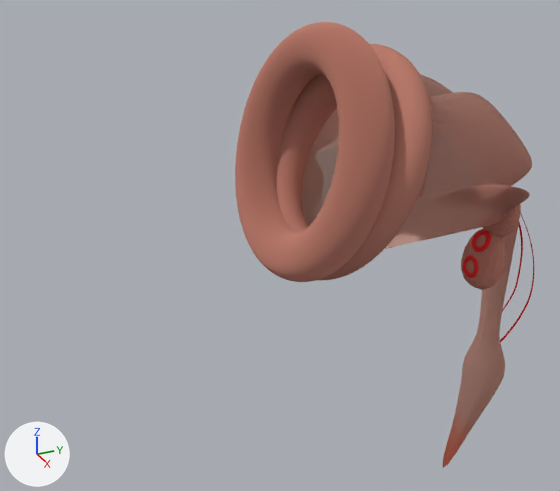
An edit to the Blender file WeirdoGun3.blend, drawn before and after from the same camera.
Before and after are seen from a camera (50 mm lens) standing at (24.2, -17.9, 20.8) and looking at (0.5, -7.2, 8.9). Arrows for +X, +Y and +Z are at lower left; the lights stay in place.
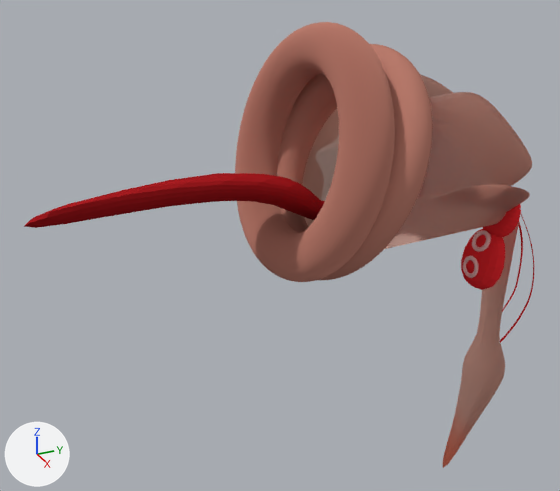
Commit message: flesh gun complete

The change, as a list of edits to the scene's bpy script:
```text
Change mat_material_005:
    where n2 = _N.new('ShaderNodeRGB'); n2.name = 'RGB'
    n2.outputs[0].default_value: (0.799, 0.0242, 0.0307, 1.0) -> (0.799, 0.449, 0.449, 1.0)  # 'Color', red #e72b31 -> 'Color', pink #e7b3b3
Change mat_material_003:
    mat_material_003.base_color: (0.503, 0.208, 0.16) -> (0.799, 0.0242, 0.0307)  # pink #bc7e6f -> red #e72b31
Add mat_material_008:
    mat_material_008 = bpy.data.materials.new('Material.008')
    # nodes: BsdfDiffuse, BsdfTranslucent, MixShader, OutputMaterial
    # colours: red #e72b31, black #280001
Add me_sphere:
    me_sphere.from_pydata(...)  # 482 vertices, 512 faces; spans x -2.2..2.3, y -0.8..1.6, z -22.3..5.5
    me_sphere.materials.append(mat_material_008)
Add ob_sphere:
    ob_sphere = bpy.data.objects.new('Sphere', me_sphere)
    ob_sphere.location = (1.81, -8.14, 9.64)
    ob_sphere.rotation_euler = (-0.0376, 0.404, -1.533)  # degrees (-2.2, 23, -88)
    ob_sphere.scale = (2.83, 1.42, -0.274)
```

What differs and where, as boxes (x1, y1, x2, y2) in the pictures (560 x 491 px):
'Sphere', added: after (24, 173, 325, 228)
'Cube', recoloured (brown to red): (461, 204, 521, 290) in both
'Torus.002', recoloured (red to brown): (472, 230, 491, 252) in both
